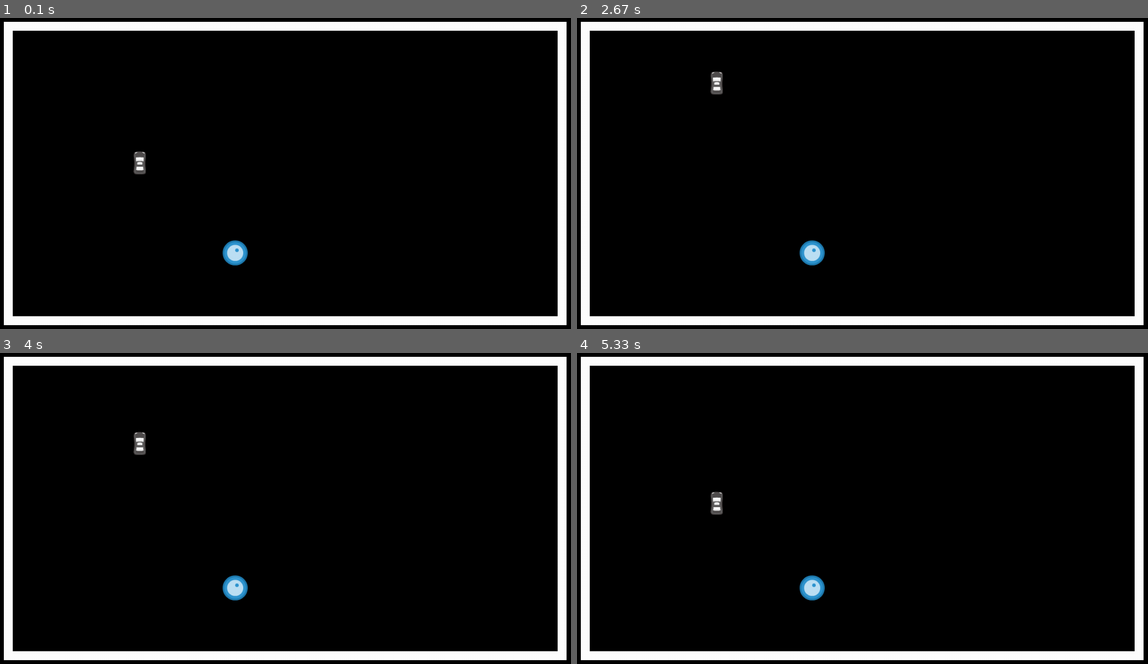
Above: before the commit, frames 1-4 (two rows, left to right).
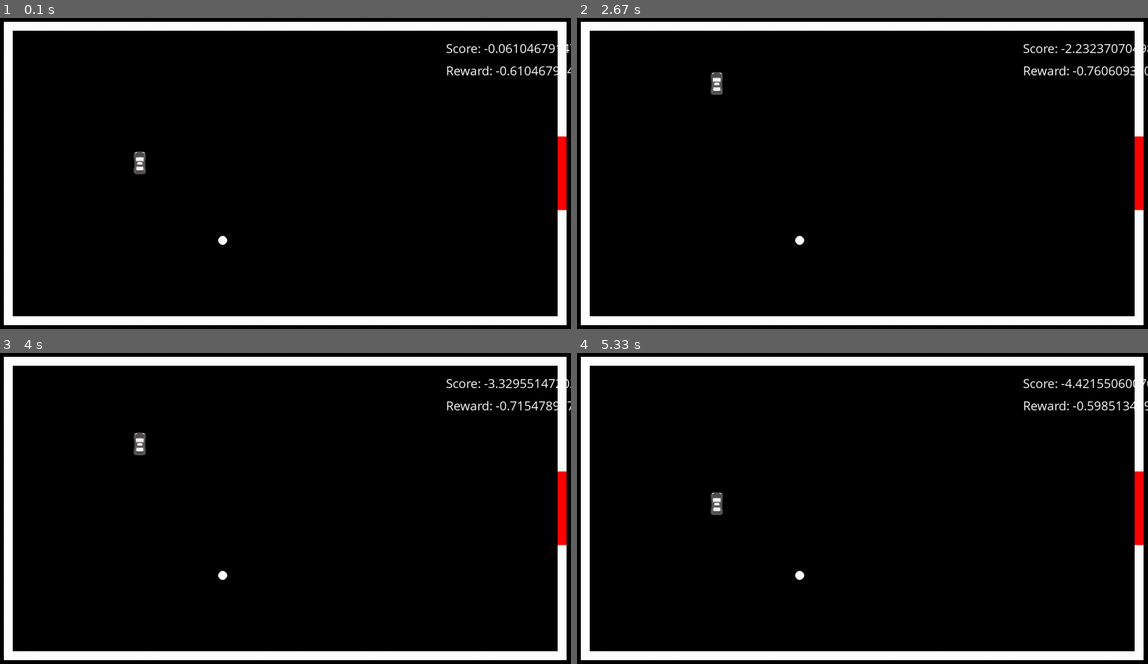
Above: after the commit, the same moments.

Repository: Yash57698/RLdriving
Game: pygame game, started from game.py
The game is run twice, just before and just after one commit, with the same random seed, the same clock (stepped at 60 frames per second) and the same inputs.
Inputs:
- Up to frame 1 (0.1 s): no input
- Up to frame 2 (2.67 s): hold W 0.83-1.3 s; hold D 1.33-1.8 s; hold S from 2.4 s (still down)
- Up to frame 3 (4 s): release S at 2.7 s; hold A 2.73-3.13 s; hold W 3.17-3.53 s; hold D from 3.57 s (still down)
- Up to frame 4 (5.33 s): release D at 4.2 s; hold S 4.23-4.6 s

The runs differ from the first frame. In frame 1, 1.2% of the frame differs, in the area x 38-100%, y 8-80%; in frame 2, 1.3%; in frame 3, 1.2%; in frame 4, 1.3%, in the area x 23-100%, y 8-80%.

Commit message:
Designed the test bench and the reward function

Diff:
--- a/Ball.py
+++ b/Ball.py
@@ -1,13 +1,13 @@
 import pygame
 
 class Ball:
-    restitution = 0.1
+    restitution = 2
     deaccfactor = 0.99
     maxvel = 600
 
     def __init__(self,pos = (500,500)):
         self.pos = pos
-        self.vel = pygame.Vector2(0,0)
+        self.vel = pygame.Vector2(-1000,0)
         self.image = pygame.image.load("C:/Users/yashs/Desktop/Project/RLdriving/kenney_racing-pack/PNG/Objects/barrel_blue.png")
         self.massratio = 0.1
 
@@ -26,5 +26,8 @@
             vcar = car.vel - (((2/(1+(1/self.massratio))) * (car.vel - self.vel).dot(pygame.Vector2(car.hitbox.center) - self.hitbox.center) / (pygame.Vector2(car.hitbox.center) - self.hitbox.center).length_squared()))* (pygame.Vector2(car.hitbox.center) - self.hitbox.center)
             vball = self.vel - (((2/(1+self.massratio)) * (self.vel - car.vel).dot(pygame.Vector2(self.hitbox.center) - car.hitbox.center) / (pygame.Vector2(self.hitbox.center) - car.hitbox.center).length_squared()))* (pygame.Vector2(self.hitbox.center) - car.hitbox.center)
             # car.heading = vcar.normalize()
-            car.speed = vcar.length()
+            # print(vcar,car.vel,car.speed,vcar.length())
+            car.vel = vcar
+
+            car.speed = vcar.dot(car.heading)
             self.vel = vball
--- a/Car.py
+++ b/Car.py
@@ -12,21 +12,35 @@
         self.heading = pygame.Vector2(0,1)
         self.image =  pygame.transform.scale_by(pygame.image.load("C:/Users/yashs/Desktop/Project/RLdriving/kenney_racing-pack/PNG/Cars/car_black_1.png"),0.4)
         self.speed =0
+        self.hitbox = pygame.transform.rotate(self.image,pygame.Vector2.angle_to(self.heading,(0,1))).get_rect(topleft = self.pos)
+        self.lastrotation = 0
+        self.score = 0
+        self.reward =0
 
     def tick(self,dt,inputup = False,inputdown = False,inputright = False,inputleft = False):
 
         keys = pygame.key.get_pressed()
         self.speed = self.speed * self.deaccfactor
+
+        if inputup or inputdown:
+            if inputleft or inputright:
+                self.vel = self.vel - self.vel.dot(self.heading) * self.heading
+                self.vel = self.vel * 0.7
+            self.speed += self.acc * dt * -(inputup-inputdown)
+            self.speed = max(-self.maxvel,min(self.speed,self.maxvel))
+
+        self.vel = self.vel - self.vel.dot(self.heading) * self.heading
+        self.vel = self.vel * 0.95
+        self.vel = self.heading * self.speed + self.vel
+        self.pos += self.vel * dt
+
         if inputup:
             self.heading = self.heading.rotate(-(inputleft-inputright)*self.turnacc*dt)
+            self.lastrotation = -(inputleft-inputright)*self.turnacc*dt
         if inputdown:
             self.heading = self.heading.rotate((inputleft-inputright)*self.turnacc*dt)
-        if inputup or inputdown:
-            self.speed += self.acc * dt * -(inputup-inputdown)
-            self.speed = max(-self.maxvel,min(self.speed,self.maxvel))
-            self.vel = self.heading * self.speed
-        self.vel = self.heading * self.speed
-        self.pos += self.vel * dt
+            self.lastrotation = (inputleft-inputright)*self.turnacc*dt
+
 
     def render(self,screen):
         screen.blit(pygame.transform.rotate(self.image,pygame.Vector2.angle_to(self.heading,(0,1))),self.pos)
--- a/Wall.py
+++ b/Wall.py
@@ -9,16 +9,17 @@
     def render(self, screen):
         pygame.draw.rect(screen, self.color, self.rect)
 
-    def collision(self, car):
+    def collision(self, car,dt):
         if self.rect.colliderect(car.hitbox):
+            car.pos -= (car.vel.dot(self.normal)*self.normal) * dt
+            car.heading = car.heading.rotate(-car.lastrotation)
             vcar = car.vel - (2 * (car.vel.dot(self.normal))*self.normal)
+            car.vel = vcar
+            car.speed = vcar.dot(car.heading)
 
-            # car.speed = vcar.length()
-            # if(vcar.dot(car.vel) < 0):
-            car.speed = -car.speed
-            # car.heading = vcar.normalize()
 
-    def ballcollision(self,ball):
+    def ballcollision(self,ball,dt):
         if self.rect.colliderect(pygame.Rect(ball.pos,(ball.image.get_width(),ball.image.get_height()))):
             ball.pos = ball.pos
+            ball.pos -= (ball.vel.dot(self.normal)*self.normal) * dt
             ball.vel = ball.vel.reflect(self.normal)
--- a/game.py
+++ b/game.py
@@ -1,4 +1,6 @@
 import pygame
+import random
+import math
 from Car import Car
 from Wall import Wall
 from Ball import Ball
@@ -8,7 +10,31 @@
 clock = pygame.time.Clock()
 running = True
 
-c = Car((300,300))
+class Goal:
+    def __init__(self, pos, size):
+        self.rect = pygame.Rect(pos, size)
+        self.score = 0
+        self.color = (255, 0, 0)
+
+    def render(self, screen):
+        pygame.draw.rect(screen, self.color, self.rect)
+
+    def collision(self, ball):
+        if self.rect.colliderect(ball.hitbox):
+            self.score += 1
+            # self.reset()
+            ball.pos = (635,345)
+            ball.vel = pygame.Vector2(0,0)
+
+    def ballcollision(self,ball):
+        if self.rect.colliderect(pygame.Rect(ball.pos,(ball.image.get_width(),ball.image.get_height()))):
+            ball.pos = ball.pos
+            ball.vel = ball.vel.reflect(self.normal)
+
+
+cars = []
+cars.append(Car((300,300)))
+# cars.append(Car((800,300)))
 
 walls = []
 walls.append(Wall((10,10),(1250,20),pygame.Vector2(0,1)))
@@ -16,15 +42,38 @@
 walls.append(Wall((10,10),(20,680),pygame.Vector2(1,0)))
 walls.append(Wall((1250,10),(20,680),pygame.Vector2(1,0)))
 
-b = Ball((500,500))
+# b = Ball((635,345))
+
+g = Goal((1250,267),(20,165))
 
 wpressed = False
 apressed = False
 spressed = False
 dpressed = False
 
+# reward = 0
+class target:
+    def __init__(self,x,y):
+        self.x = x
+        self.y = y
+
+    def render(self,screen):
+        pygame.draw.circle(screen,(255,255,255),(self.x,self.y),10)
+
+    def collision(self,car):
+        if pygame.Rect(self.x-10,self.y-10,20,20).colliderect(car.hitbox):
+            self.x = random.randint(100,1150)
+            self.y = random.randint(100,620)
+            car.reward += 500
+
+
+t = target(500,500)
+pygame.font.init()
+font = pygame.font.SysFont('Comic Sans MS', 30)
+
 while running:
-
+    cars[0].reward =-1
+    cars[0].reward +=  math.exp(-(((cars[0].pos - pygame.Vector2(t.x,t.y)).length())/300))
 
     for event in pygame.event.get():
         if event.type == pygame.QUIT:
@@ -36,20 +85,29 @@
     spressed = keys[pygame.K_s]
     dpressed = keys[pygame.K_d]
 
+
     screen.fill((0,0,0))
     dt = clock.tick(120) / 1000
-    # print(dt)
-    # dt = 0.017
-    c.tick(dt,wpressed,spressed,dpressed,apressed)
-    c.render(screen)
+
+    cars[0].tick(dt,wpressed,spressed,dpressed,apressed)
+    for c in cars:
+        c.render(screen)
     for w in walls:
         w.render(screen)
-        w.collision(c)
-        w.ballcollision(b)
+        for c in cars:
+            w.collision(c,dt)
 
-    b.render(screen)
-    b.tick(dt)
-    b.collision(c)
-    # pygame.draw.rect(screen,(255,0,0),c.hitbox,2)
+    t.render(screen)
+    t.collision(cars[0])
+
+    text = font.render('Score: '+str(cars[0].score), True, (255, 255, 255))
+    screen.blit(text,(1000,50))
+    text = font.render('Reward: '+str(cars[0].reward), True, (255, 255, 255))
+    screen.blit(text,(1000,100))
+
+    cars[0].score += cars[0].reward*0.01
+    g.render(screen)
+    # g.collision(b)
+    # pygame.draw.rect(screen,(255,0,0),cars[0].hitbox,2)
     # pygame.draw.rect(screen,(255,0,0),b.hitbox,2)
     pygame.display.flip()
